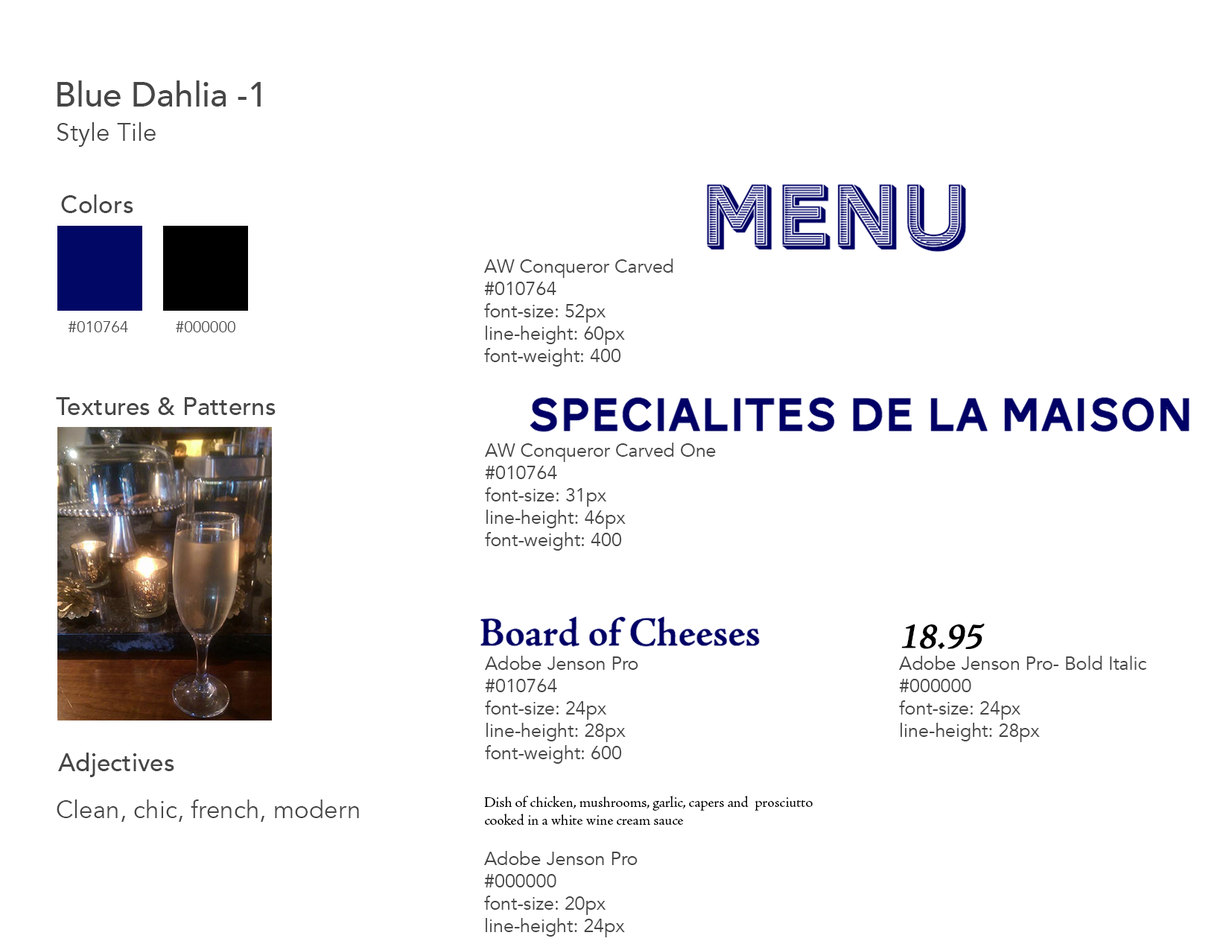
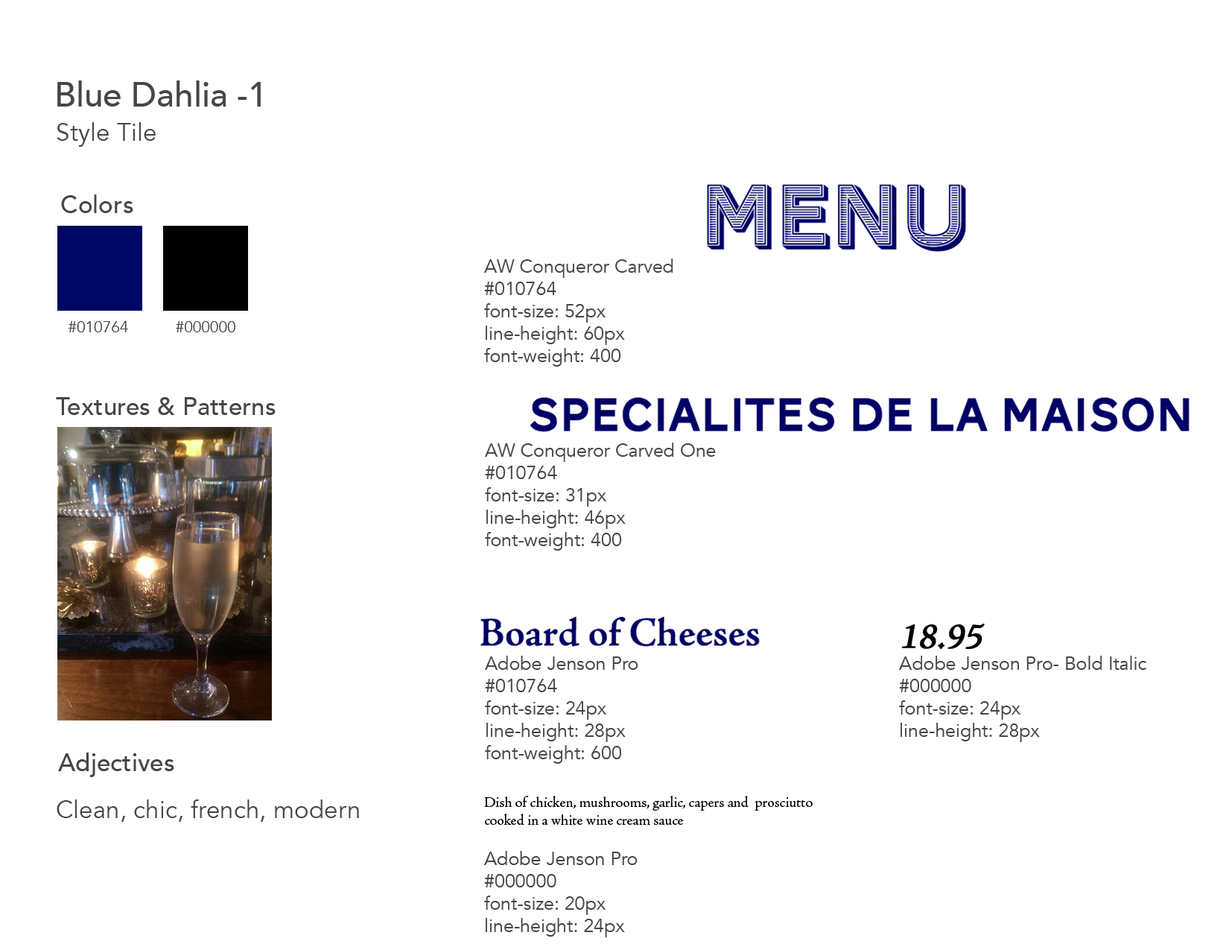
Layered file, before and after one edit (1229x950). Changes by layer:
pixels changed over [55, 80, 1148, 938] (layer not identified)
